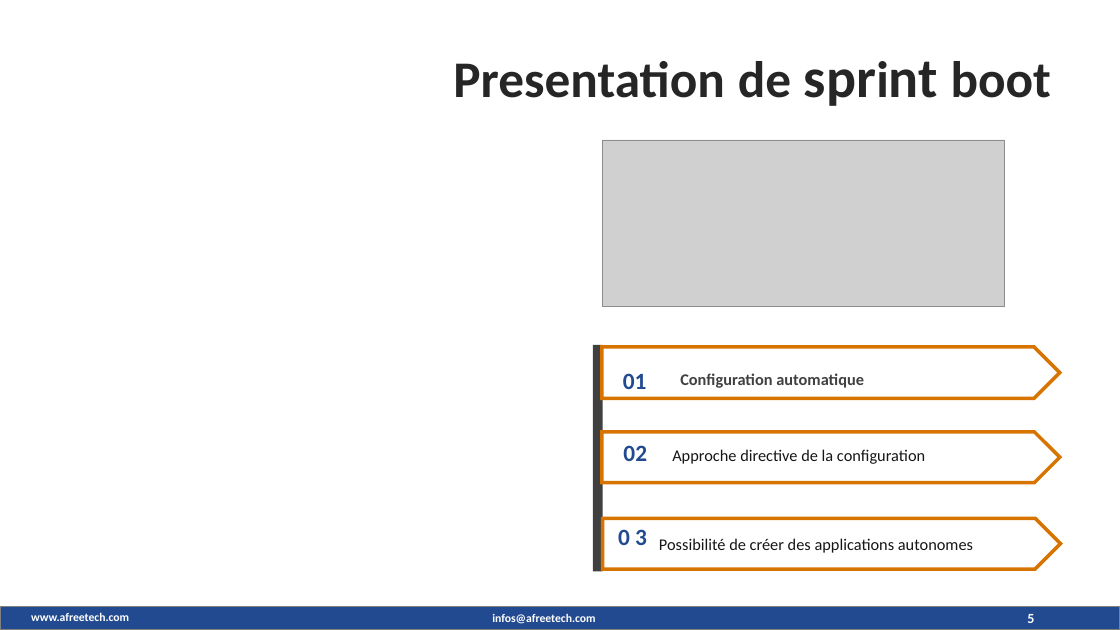
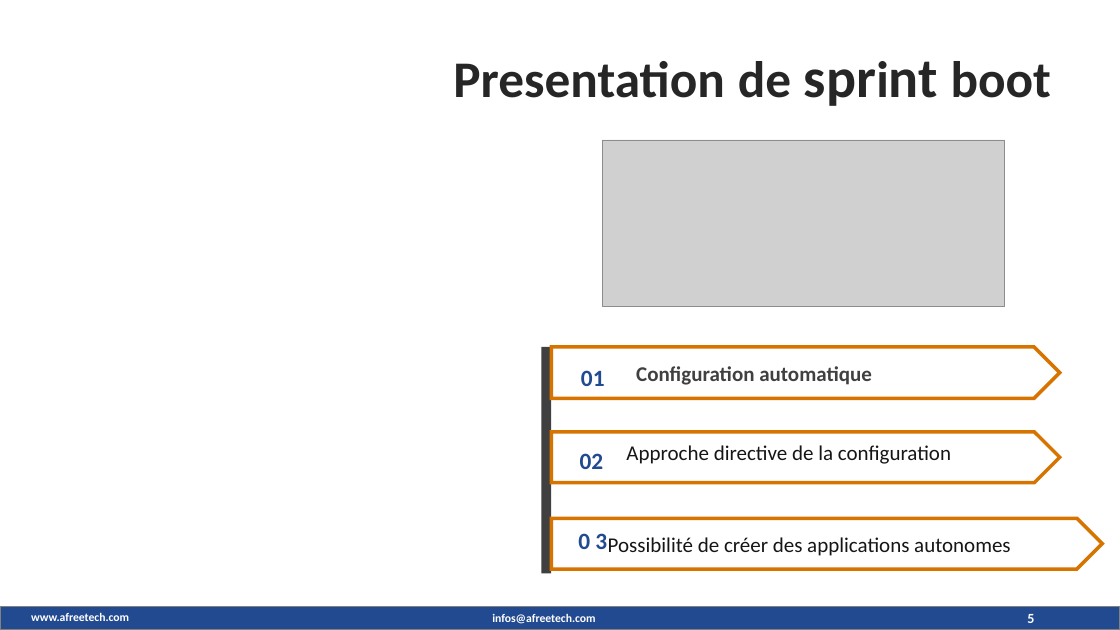
Before and after one commit to maximedorlin/maximedorlin, a slide deck: slide 5 of sprint boot.pptx. Drawn at 1120x630 pixels with LibreOffice and Linux fonts; fonts in the diff are those of the drawing; grey boxes stand for pictures; background and template pictures are left out. Boxes give left, top, right and bottom in pixels: in the first picture for what was removed or moved away, otherwise in the second. Text is boxed around its words. In the diff, an @@ line names an element or a change of style, - is before the commit and + after.

```diff
--- a/sprint boot.pptx
+++ b/sprint boot.pptx
@@ rectangle: place and size @@
-rectangle at bbox=[593, 344, 603, 571]
+rectangle at bbox=[541, 347, 551, 574]
@@ pentagon arrow: place and size @@
-pentagon arrow at bbox=[602, 347, 1060, 398]
+pentagon arrow at bbox=[551, 347, 1060, 398]
@@ text "01": place and size @@
-text "01" at bbox=[623, 373, 647, 389]
+text "01" at bbox=[581, 370, 605, 386]
@@ text "Configuration automatique": place and size @@
-text "Configuration automatique" at bbox=[680, 373, 864, 388]
+text "Configuration automatique" at bbox=[636, 366, 872, 385]
@@ pentagon arrow: place and size @@
-pentagon arrow at bbox=[602, 432, 1060, 482]
+pentagon arrow at bbox=[551, 432, 1060, 482]
@@ text "02": place and size @@
-text "02" at bbox=[623, 445, 647, 461]
+text "02" at bbox=[580, 453, 604, 469]
@@ size 14 to 18 pt in 3 elements at bbox=[636, 366, 872, 385], bbox=[551, 518, 1102, 569], bbox=[626, 445, 951, 464] @@
@@ text "Approche directive de la configuration": place and size @@
-text "Approche directive de la configuration" at bbox=[672, 449, 925, 464]
+text "Approche directive de la configuration" at bbox=[626, 445, 951, 464]
@@ pentagon arrow "Possibilité de créer des applications ...": place and size @@
-pentagon arrow "Possibilité de créer des applications ..." at bbox=[603, 518, 1061, 569]
+pentagon arrow "Possibilité de créer des applications ..." at bbox=[551, 518, 1102, 569]
@@ text "0 3": place and size @@
-text "0 3" at bbox=[618, 529, 647, 545]
+text "0 3" at bbox=[578, 533, 607, 549]
```
Also in this commit, not shown: 10 other slides changed.
